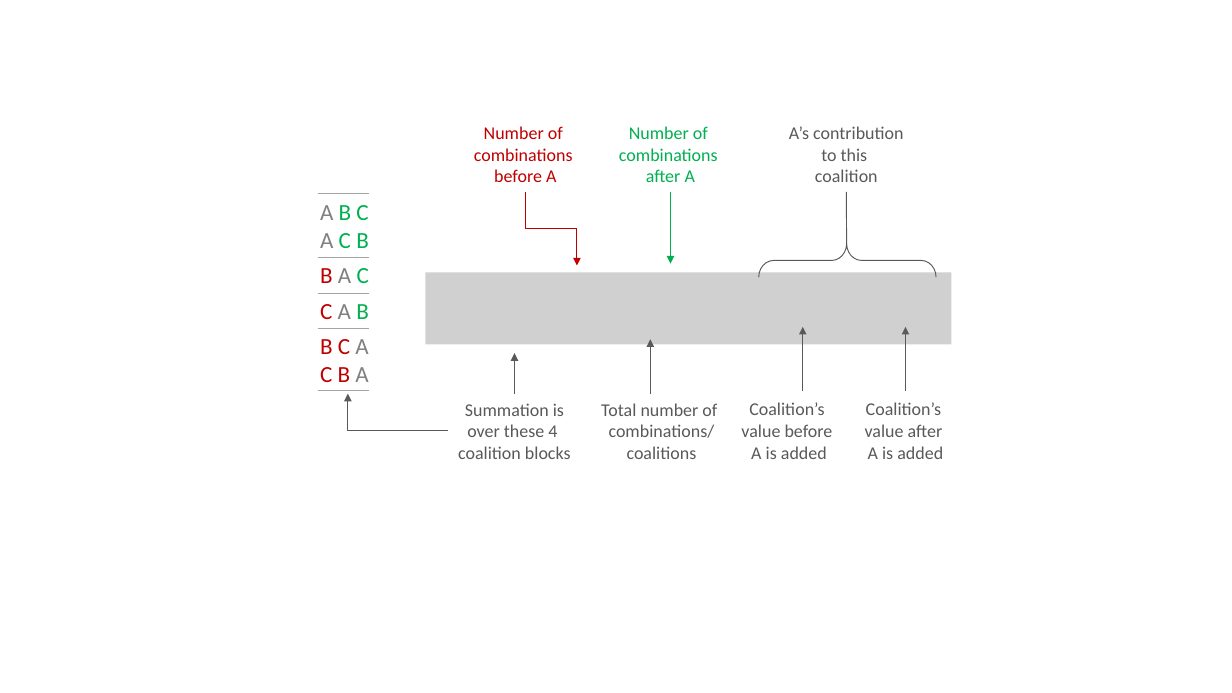
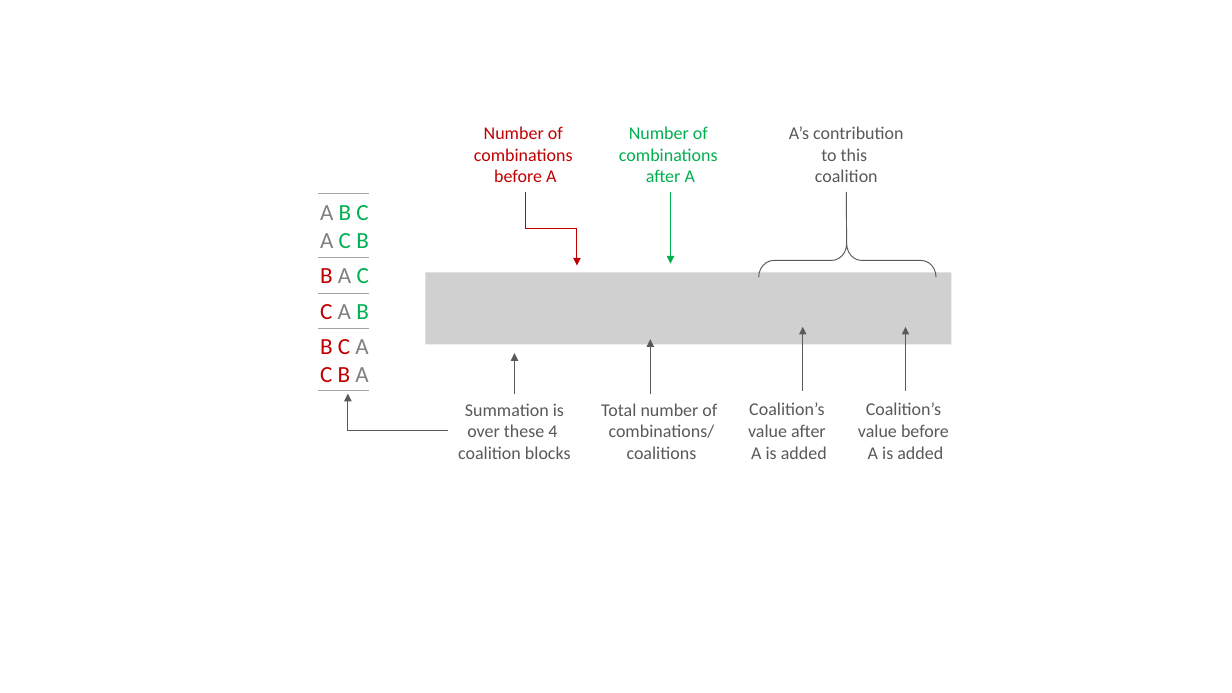
Before and after one commit to alineberry/alineberry.github.io, a slide deck: slide 1 of images/shap/figures.pptx. Drawn at 1232x693 pixels with LibreOffice and Linux fonts; fonts in the diff are those of the drawing; grey boxes stand for pictures. Boxes give left, top, right and bottom in pixels: in the first picture for what was removed or moved away, otherwise in the second. Text is boxed around its words. In the diff, an @@ line names an element or a change of style, - is before the commit and + after.

```diff
--- a/images/shap/figures.pptx
+++ b/images/shap/figures.pptx
@@ text "Coalition’s": place and size @@
-text "Coalition’s" at (865, 402, 943, 459)
+text "Coalition’s" at (858, 402, 949, 459)
@@ text at (748, 424, 826, 437): text changed @@
-value before
+value after
@@ text at (858, 424, 949, 437): text changed @@
-value after
+value before
```
Also in this commit, not shown: 1 other file.
